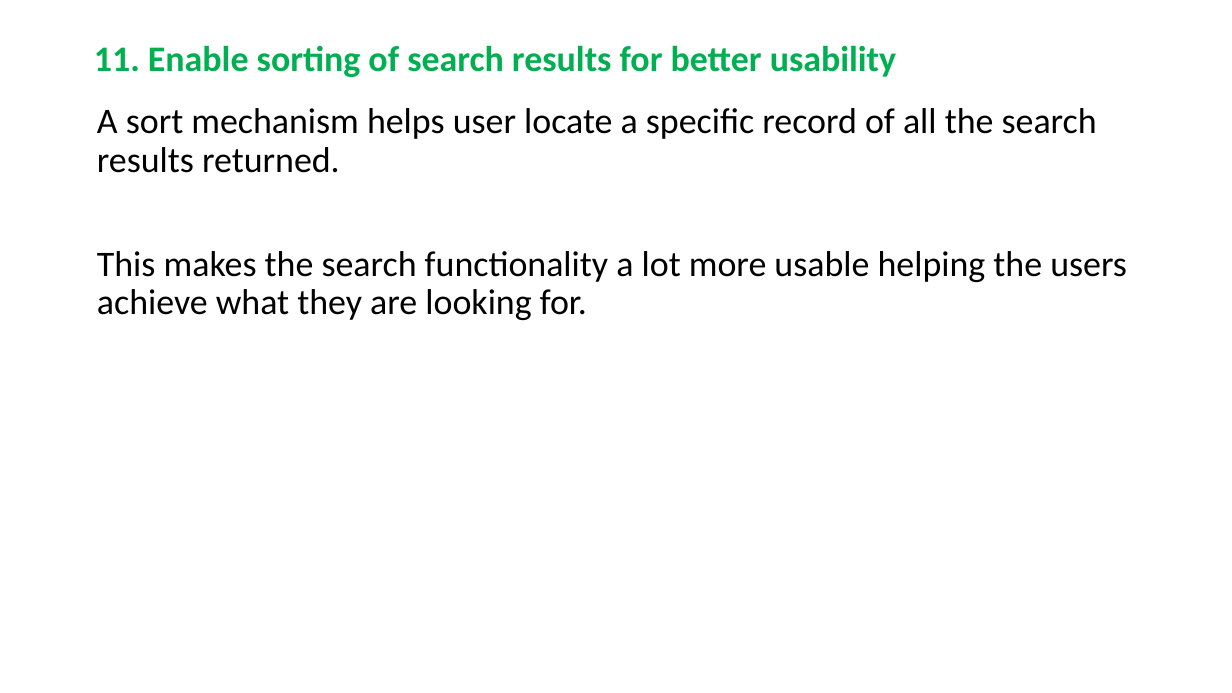
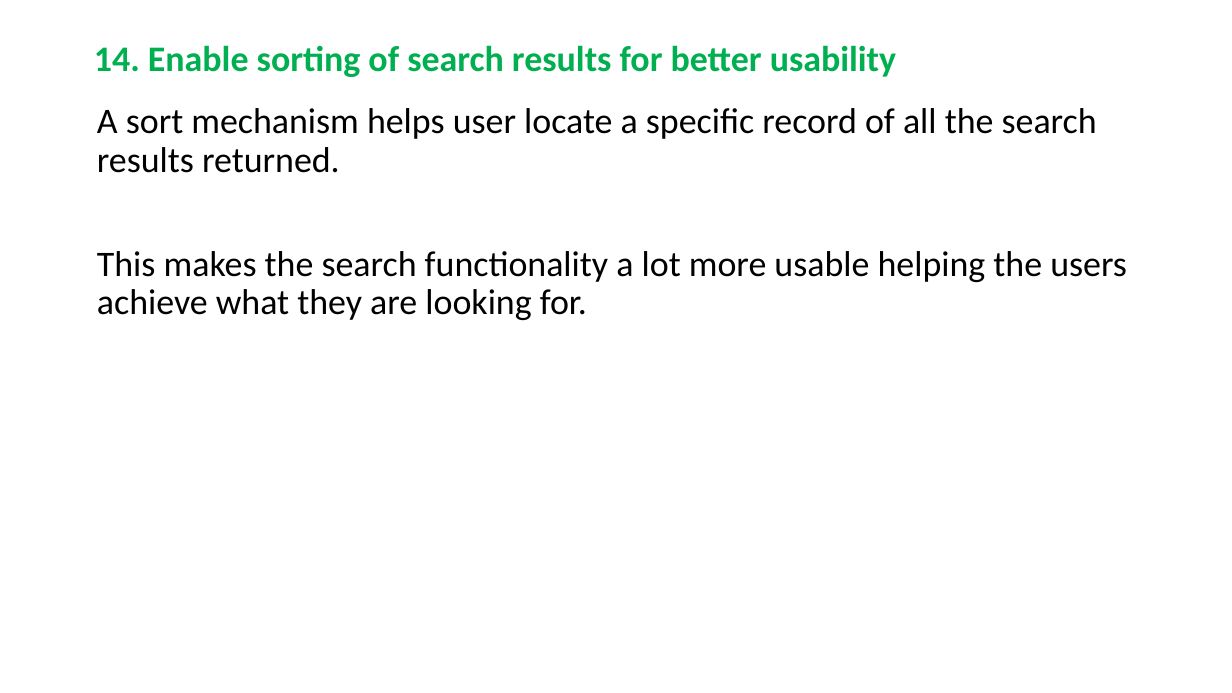
Before and after one commit to RaghavanKasthuri/Industry-Best-Practices, a slide deck: slide 15 of UX Best Practices.pptx (slide 12 before the commit). Drawn at 1232x693 pixels with LibreOffice and Linux fonts; fonts in the diff are those of the drawing. Boxes give left, top, right and bottom in pixels: in the first picture for what was removed or moved away, otherwise in the second. Text is boxed around its words. In the diff, an @@ line names an element or a change of style, - is before the commit and + after.

```diff
--- a/UX Best Practices.pptx
+++ b/UX Best Practices.pptx
@@ title at bbox=[94, 45, 896, 77]: text changed @@
-11. Enable sorting of search results for better usability
+14. Enable sorting of search results for better usability
```
Also in this commit, not shown: 12 other slides changed, 4 slides added, 1 other file.
